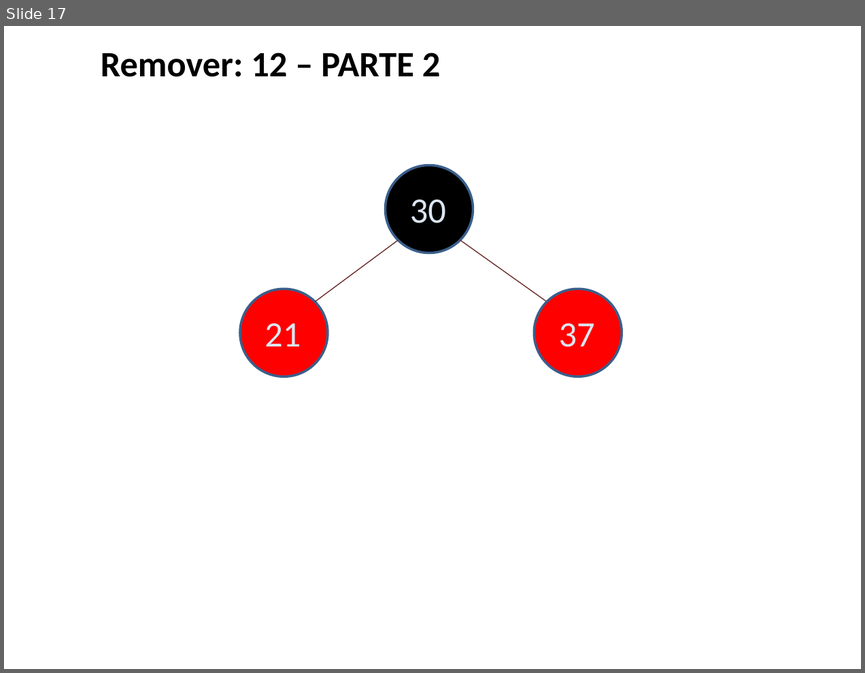
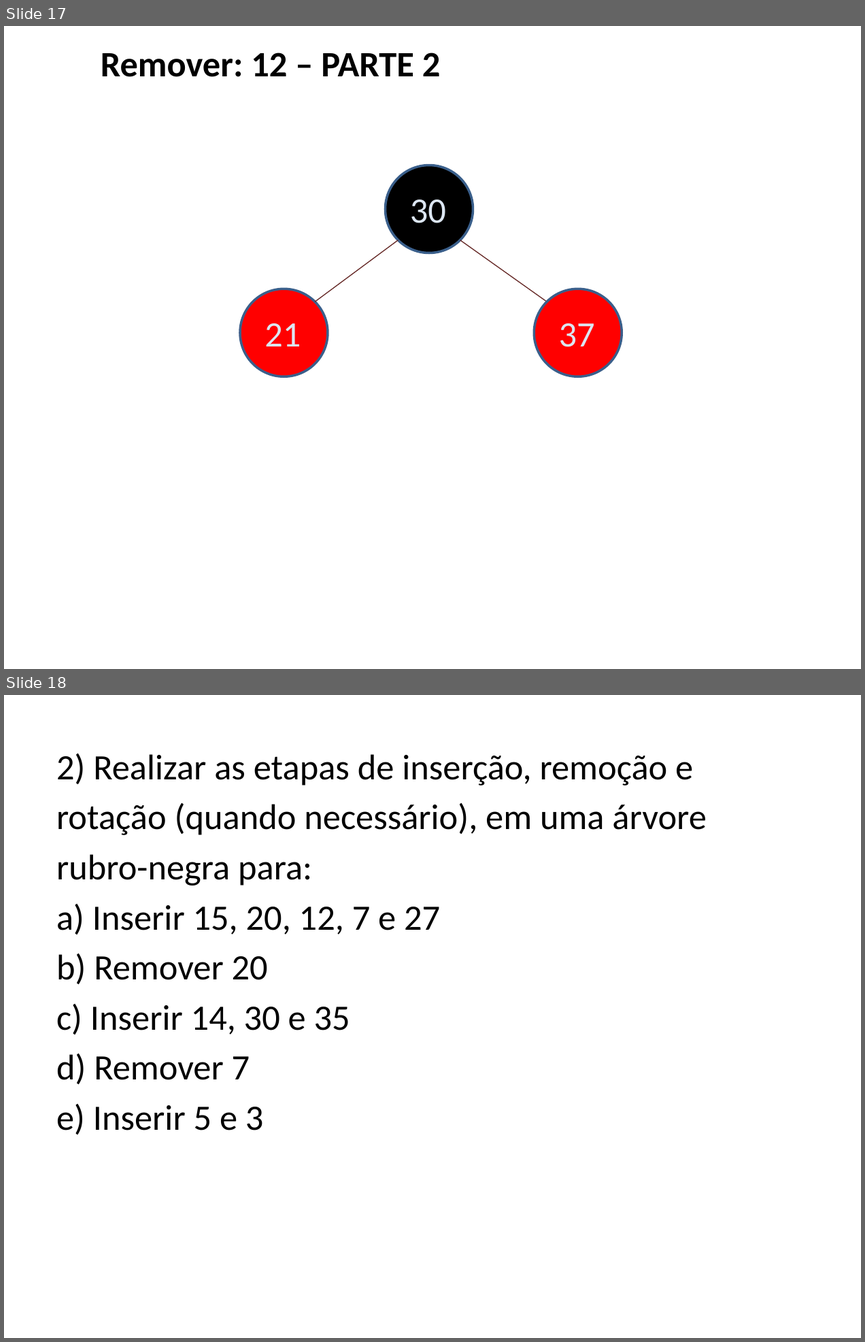
Before and after one commit to AndreBoniatti/ProjCPP, a slide deck: Arvores/Representacoes/ExArvRubroNegra.pptx. Shown one above the other, each under a label of ours: slide 17 before the commit, slides 17 and 18 after it. The pictures are 865x673 and 865x1342 pixels, drawn with LibreOffice and Linux fonts; fonts in the diff are those of the drawing. Boxes give left, top, right and bottom in pixels: in the first picture for what was removed or moved away, otherwise in the second. Text is boxed around its words. In the diff, an @@ line names an element or a change of style, - is before the commit and + after.

Commit message:
Adicionado mais exemplos de Arvores Rubro Negras

```diff
--- a/Arvores/Representacoes/ExArvRubroNegra.pptx
+++ b/Arvores/Representacoes/ExArvRubroNegra.pptx
@@ slide 18 added at (4,695,861,1338), background #FFFFFF @@
@@ subtitle added at (56,753,706,1134), 30 pt, text #000000 @@
+2) Realizar as etapas de inserção, remoção e
+rotação (quando necessário), em uma árvore
+rubro-negra para:
+a) Inserir 15, 20, 12, 7 e 27
+b) Remover 20
+c) Inserir 14, 30 e 35
+d) Remover 7
+e) Inserir 5 e 3
```
Also in this commit, not shown: 36 other slides added.
